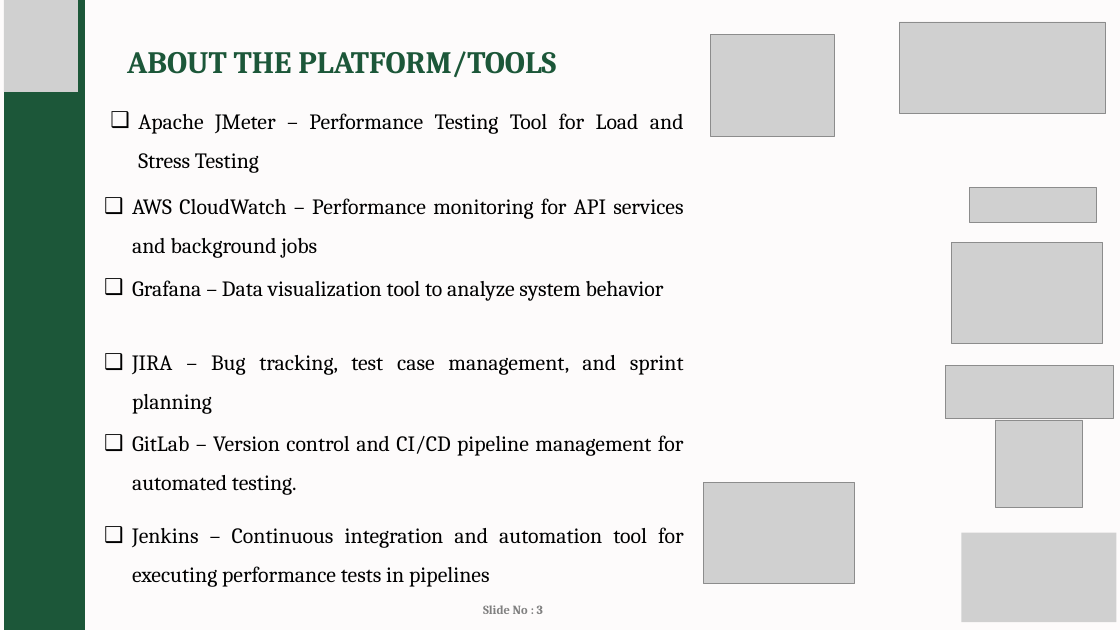
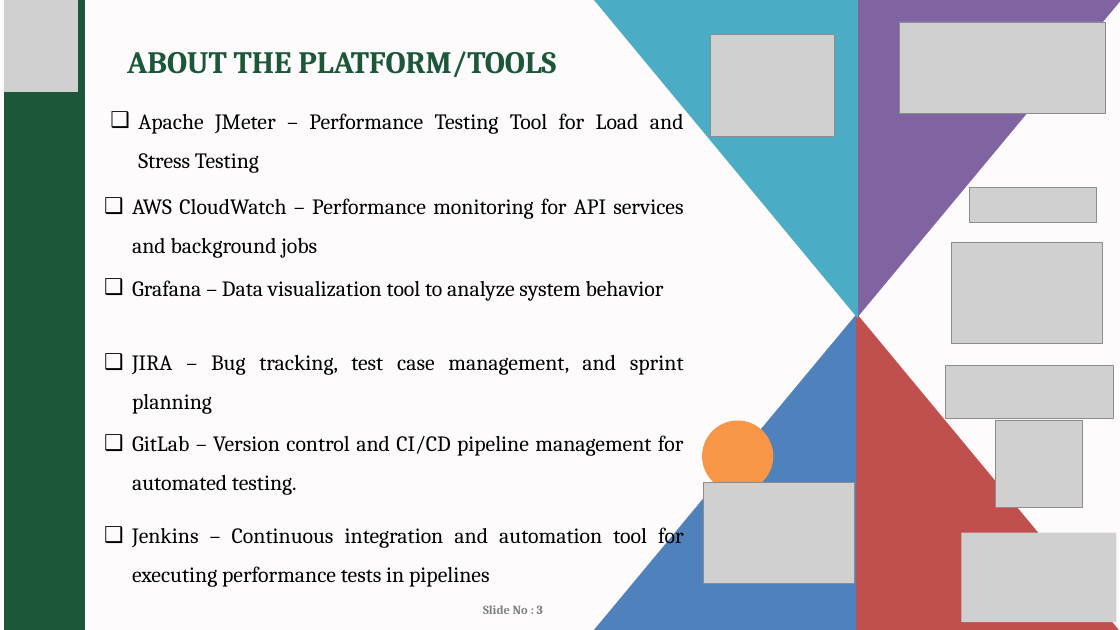
Before and after one commit to anshadansha1/COURSES, a slide deck: slide 5 of Anshad_Interim Presentation - ltst.pptx. Drawn at 1120x630 pixels with LibreOffice and Linux fonts; fonts in the diff are those of the drawing; grey boxes stand for pictures. Boxes give left, top, right and bottom in pixels: in the first picture for what was removed or moved away, otherwise in the second. Text is boxed around its words. In the diff, an @@ line names an element or a change of style, - is before the commit and + after.

```diff
--- a/Anshad_Interim Presentation - ltst.pptx
+++ b/Anshad_Interim Presentation - ltst.pptx
@@ freeform shape added at (594,0,858,319), fill #4BACC6 @@
@@ freeform shape added at (856,0,1120,319), fill #8064A2 @@
@@ freeform shape added at (592,313,857,630), fill #4F81BD @@
@@ freeform shape added at (856,313,1120,630), fill #C0504D @@
@@ freeform shape added at (702,421,773,492), fill #F79646 @@
```
